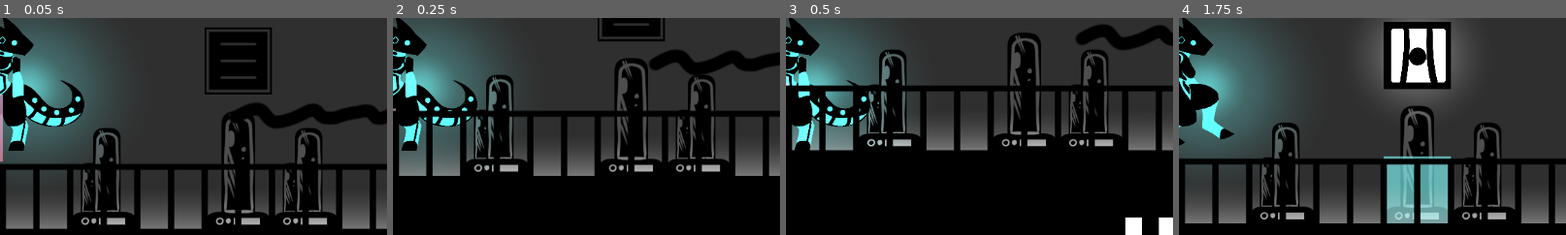
Above: before the commit, frames 1-4 (left to right).
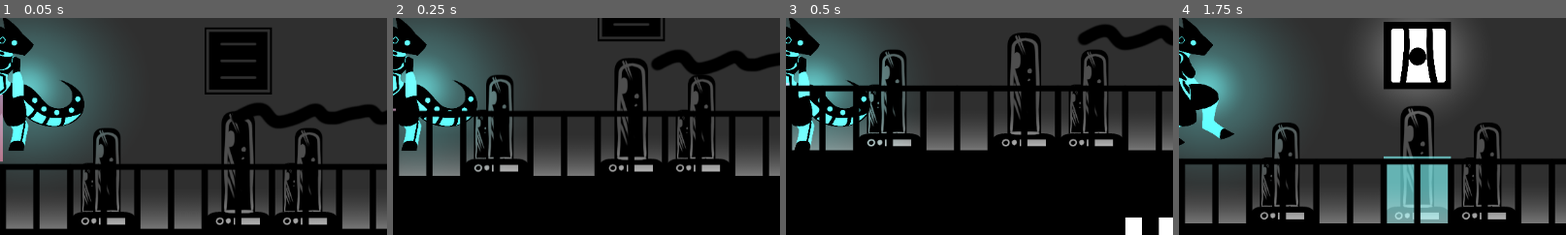
Above: after the commit, the same moments.

Repository: scales-in-git/TeamTime
Game: Godot game, scene res://Scenes/Levels/Debug/RundimentaryLevels/PlatformTest.tscn
The game is run twice, just before and just after one commit, with the same random seed, the same clock (stepped at 60 frames per second) and the same inputs. The project has no main scene, so this scene is started directly.
Inputs (mouse positions are % of the whole screen's width and height, from its top left):
- Up to frame 1 (0.05 s): no input
- Up to frame 2 (0.25 s): no input
- Up to frame 3 (0.5 s): no input
- Up to frame 4 (1.75 s): tap Enter (ui_accept) at 0.5 s; move the mouse to (45, 70) at 0.52 s; hold Right mouse button (player_block_delete) 0.53-1.28 s; hold W (player_up) from 0.53 s (still down); click (45, 70) at 0.67 s; tap Space (player_jump) at 0.77, 1.52 s; move the mouse to (80, 65) at 1.27 s; click (80, 65) at 1.35 s
The pictures show only the part of the screen within x 50-100%, y 20-69%; the shares and areas given below are measured in that part.

The runs differ from the first frame. In frame 1, 0.2% of the frame differs, in the area x 59-99%, y 39-51%; in frame 2, 0.1%; in frame 3, 0.1%; in frame 4, nothing differs.

Commit message:
What the hell it works

Diff:
--- a/Scenes/Mechanics/MovingPlatform/MovingPlatform.gd
+++ b/Scenes/Mechanics/MovingPlatform/MovingPlatform.gd
@@ -26,17 +26,27 @@
 	var use_direction = direction if current_state == MovementState.TARGET_MOVE_TO else -direction
 	var intended_displacement = use_direction*delta*speed
 
+	var reached_destination = false
 	if current_state == MovementState.TARGET_MOVE_TO and (position + intended_displacement).length() > distance:
 		var end_position = direction*distance
 		# Holy f*** linear algebra
 		intended_displacement = end_position - position
+		reached_destination = true
+	if current_state == MovementState.SOURCE_MOVE_TO and (Vector2.ZERO - position).length() < intended_displacement.length():
+		intended_displacement = -position #?
+		reached_destination = true
 
+
+	var collision := move_and_collide(intended_displacement, true)
+	if collision:
+		return
+
+	if reached_destination and current_state == MovementState.TARGET_MOVE_TO:
 		current_state = MovementState.TARGET_WAIT
 		get_tree().create_timer(wait).timeout.connect(func ():
 			current_state = MovementState.SOURCE_MOVE_TO
 		)
-	if current_state == MovementState.SOURCE_MOVE_TO and (Vector2.ZERO - position).length() < intended_displacement.length():
-		intended_displacement = -position #?
+	if reached_destination and current_state == MovementState.SOURCE_MOVE_TO:
 		current_state = MovementState.SOURCE_WAIT
 		get_tree().create_timer(wait).timeout.connect(func ():
 			current_state = MovementState.TARGET_MOVE_TO
--- a/Scenes/Mechanics/MovingPlatform/MovingPlatform.tscn
+++ b/Scenes/Mechanics/MovingPlatform/MovingPlatform.tscn
@@ -4,6 +4,7 @@
 [ext_resource type="Script" uid="uid://dohry0dir848e" path="res://Scenes/Mechanics/MovingPlatform/MovingPlatform.gd" id="1_akfi6"]
 
 [node name="MovingPlatform" type="AnimatableBody2D"]
+sync_to_physics = false
 script = ExtResource("1_akfi6")
 
 [node name="FunnyPlatformLol" type="Sprite2D" parent="."]
